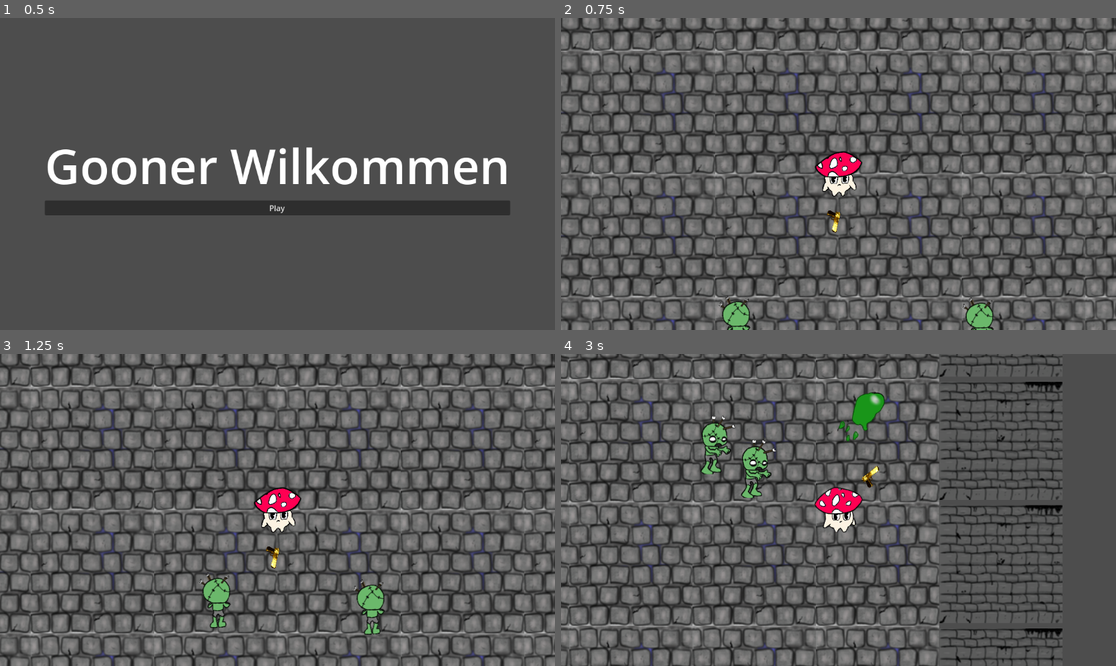
Above: before the commit, frames 1-4 (two rows, left to right).
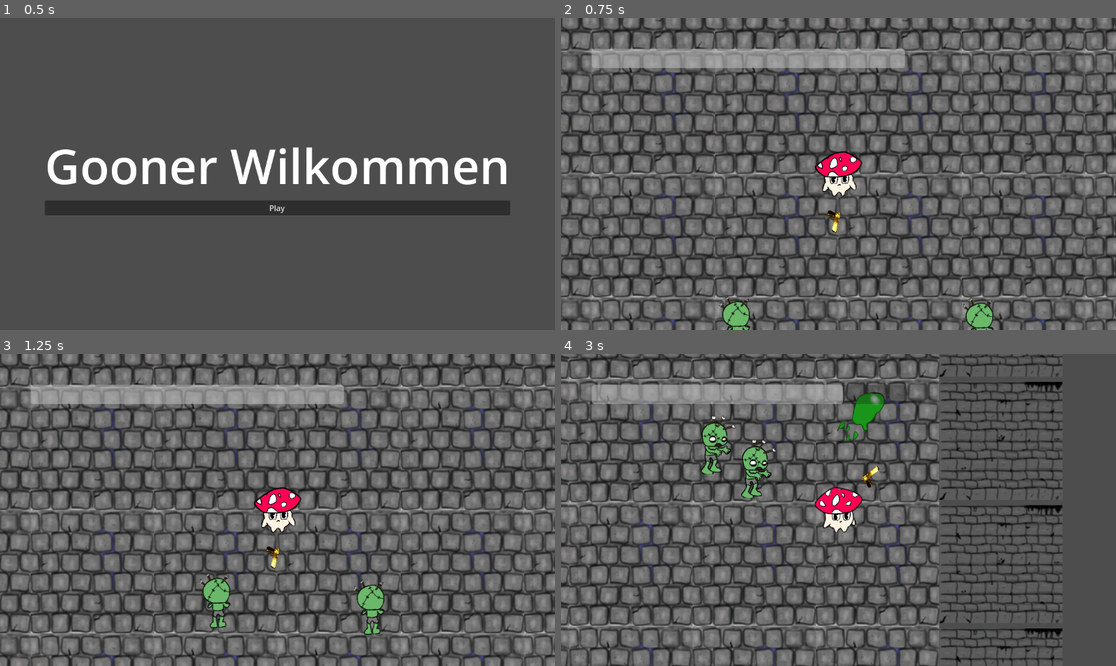
Above: after the commit, the same moments.

Repository: HelplessSneeker/project-tb
Game: Godot game, scene res://src/ui/start_menu.tscn
Same seed, same stepped clock (60 frames per second), same inputs: the game is played once before the commit and once after it.
Inputs (mouse positions are in pixels of both pictures, inside the frame that each line leads up to):
- Up to frame 1 (0.5 s): no input
- Up to frame 2 (0.75 s): click "Play" at 0.5 s
- Up to frame 3 (1.25 s): no input
- Up to frame 4 (3 s): move the mouse to (960, 494) at 1.27 s; press the mouse at (960, 494) at 1.28 s; hold D (right) 1.28-2.03 s; move the mouse to (727, 525) at 2.02 s; release the mouse at (727, 525) at 2.03 s; hold S (down) 2.03-2.78 s; click (727, 525) at 2.1 s; move the mouse to (894, 441) at 2.77 s; press the mouse at (894, 441) at 2.78 s; hold D (right) from 2.78 s (still down)

Frame 1 is identical in both runs. In frame 2, 3.4% of the frame differs, in the area x 5-62%, y 9-17%; in frame 3, 3.4%; in frame 4, 3.2%.

Commit message:
added progress bar

Diff:
--- /dev/null
+++ b/src/HUD/hud.gd
@@ -0,0 +1,21 @@
+extends CanvasLayer
+
+
+
+# Called when the node enters the scene tree for the first time.
+func _ready() -> void:
+	pass # Replace with function body.
+
+
+# Called every frame. 'delta' is the elapsed time since the previous frame.
+func _process(delta: float) -> void:
+	pass
+
+
+func _on_player_hp_changed(hp: int) -> void:
+	$Control/HealtBar.value = hp
+
+
+
+func _on_player_set_max_hp(hp: int) -> void:
+	$Control/HealtBar.max_value = hp
--- /dev/null
+++ b/src/HUD/hud.tscn
@@ -0,0 +1,25 @@
+[gd_scene load_steps=3 format=3 uid="uid://bphf081gt14b4"]
+
+[ext_resource type="Script" path="res://src/HUD/hud.gd" id="1_b2x6s"]
+
+[sub_resource type="CanvasItemMaterial" id="CanvasItemMaterial_kntt6"]
+
+[node name="HUD" type="CanvasLayer"]
+script = ExtResource("1_b2x6s")
+
+[node name="Control" type="Control" parent="."]
+layout_mode = 3
+anchors_preset = 15
+anchor_right = 1.0
+anchor_bottom = 1.0
+grow_horizontal = 2
+grow_vertical = 2
+
+[node name="HealtBar" type="ProgressBar" parent="Control"]
+material = SubResource("CanvasItemMaterial_kntt6")
+layout_mode = 2
+offset_left = 64.0
+offset_top = 64.0
+offset_right = 714.0
+offset_bottom = 104.0
+show_percentage = false
--- a/src/game/level.tscn
+++ b/src/game/level.tscn
@@ -12,6 +12,7 @@
 [ext_resource type="Texture2D" uid="uid://bljxlee4wyrtd" path="res://assets/player/player_left.tres" id="7_pie3l"]
 [ext_resource type="Texture2D" uid="uid://bt4qup1jv2tsp" path="res://assets/player/player_right.tres" id="8_qgr7m"]
 [ext_resource type="PackedScene" uid="uid://dy2ria6edn2oq" path="res://src/enviorment/floor.tscn" id="8_r0f2e"]
+[ext_resource type="PackedScene" uid="uid://bphf081gt14b4" path="res://src/HUD/hud.tscn" id="13_dlb62"]
 
 [sub_resource type="CircleShape2D" id="CircleShape2D_sy2xw"]
 radius = 11.1773
@@ -104,5 +105,9 @@
 tile_map_data = PackedByteArray("AAD8//7/AwAAAAAAAwD9//7/AwAAAAAABAD+//7/AwAAAAAABAD///7/AwAAAAAABAAAAP7/AwAAAAAABAABAP …(2608 unchanged characters)…
 tile_set = SubResource("TileSet_ty8wj")
 
+[node name="HUD" parent="." instance=ExtResource("13_dlb62")]
+
 [connection signal="hit" from="Player" to="Player" method="_on_hit"]
+[connection signal="hp_changed" from="Player" to="HUD" method="_on_player_hp_changed"]
+[connection signal="set_max_hp" from="Player" to="HUD" method="_on_player_set_max_hp"]
 [connection signal="shoot" from="Player/Shooter" to="Player/Shooter" method="_on_shoot"]
--- a/src/player/player.gd
+++ b/src/player/player.gd
@@ -4,10 +4,13 @@
 @export var speed = 400
 @onready var invulnerability_duration = 1
 
+signal set_max_hp(hp: int)
+
 var invulnerability_time = 0
 
 func _ready() -> void:
 	hp = max_hp
+	emit_signal("set_max_hp", max_hp)
 
 func get_input(delta):
 	var input_direction = Input.get_vector("left", "right", "up", "down")
--- /dev/null
+++ b/src/player/player.tscn
@@ -0,0 +1,80 @@
+[gd_scene load_steps=11 format=3 uid="uid://bvaoinmi0hocm"]
+
+[ext_resource type="Script" path="res://src/player/player.gd" id="1_oed5x"]
+[ext_resource type="Script" path="res://src/shooting/shooter/shooter.gd" id="2_uembw"]
+[ext_resource type="PackedScene" uid="uid://crcwvytue7gwe" path="res://src/shooting/bullet/bullet.tscn" id="3_2u4k6"]
+[ext_resource type="Texture2D" uid="uid://bngpgvqag3vx5" path="res://assets/random/desert_eagle.png" id="4_q04jr"]
+[ext_resource type="Texture2D" uid="uid://bxxd3bwcww4xy" path="res://assets/player/player_standard.tres" id="5_ir11t"]
+[ext_resource type="Texture2D" uid="uid://bljxlee4wyrtd" path="res://assets/player/player_left.tres" id="6_shlrn"]
+[ext_resource type="Texture2D" uid="uid://bt4qup1jv2tsp" path="res://assets/player/player_right.tres" id="7_bc0ql"]
+[ext_resource type="Texture2D" uid="uid://sabvnhgfvq70" path="res://assets/player/player_up.tres" id="8_gwcoc"]
+
+[sub_resource type="CircleShape2D" id="CircleShape2D_sy2xw"]
+radius = 11.1773
+
+[sub_resource type="SpriteFrames" id="SpriteFrames_sovis"]
+animations = [{
+"frames": [{
+"duration": 1.0,
+"texture": ExtResource("5_ir11t")
+}],
+"loop": true,
+"name": &"default",
+"speed": 5.0
+}, {
+"frames": [{
+"duration": 1.0,
+"texture": ExtResource("6_shlrn")
+}],
+"loop": true,
+"name": &"left",
+"speed": 5.0
+}, {
+"frames": [{
+"duration": 1.0,
+"texture": ExtResource("7_bc0ql")
+}],
+"loop": true,
+"name": &"right",
+"speed": 5.0
+}, {
+"frames": [{
+"duration": 1.0,
+"texture": ExtResource("8_gwcoc")
+}],
+"loop": true,
+"name": &"up",
+"speed": 5.0
+}]
+
+[node name="Player" type="RigidBody2D" groups=["player"]]
+script = ExtResource("1_oed5x")
+speed = 600
+
+[node name="CollisionShape2D" type="CollisionShape2D" parent="."]
+scale = Vector2(4.80996, 4.80996)
+shape = SubResource("CircleShape2D_sy2xw")
+debug_color = Color(2.98411e-06, 0.591671, 0.745588, 0.42)
+
+[node name="Shooter" type="Node2D" parent="."]
+script = ExtResource("2_uembw")
+fire_rate = 5.0
+Bullet = ExtResource("3_2u4k6")
+
+[node name="ShooterMarker" type="Marker2D" parent="Shooter"]
+position = Vector2(97, 7)
+
+[node name="Sprite2D" type="Sprite2D" parent="Shooter/ShooterMarker"]
+position = Vector2(0, 5)
+rotation = 0.40071
+scale = Vector2(0.0851526, 0.0851526)
+texture = ExtResource("4_q04jr")
+
+[node name="Camera2D" type="Camera2D" parent="."]
+
+[node name="AnimatedSprite2D" type="AnimatedSprite2D" parent="."]
+scale = Vector2(0.5, 0.5)
+sprite_frames = SubResource("SpriteFrames_sovis")
+
+[connection signal="hit" from="." to="." method="_on_hit"]
+[connection signal="shoot" from="Shooter" to="Shooter" method="_on_shoot"]
--- a/src/utils/entity_base.gd
+++ b/src/utils/entity_base.gd
@@ -2,6 +2,7 @@
 extends CharacterBody2D
 
 signal hit(damage: int)
+signal hp_changed(hp: int)
 
 var knockback = Vector2.ZERO;
 var knockback_duration = 0.2;
@@ -12,6 +13,7 @@
 var hp: int:
 	set(value):
 		hp = value
+		emit_signal("hp_changed", hp)
 		if hp <= 0:
 			die()
 
Not shown: 1 places in src/game/level.tscn that only renumber resources
